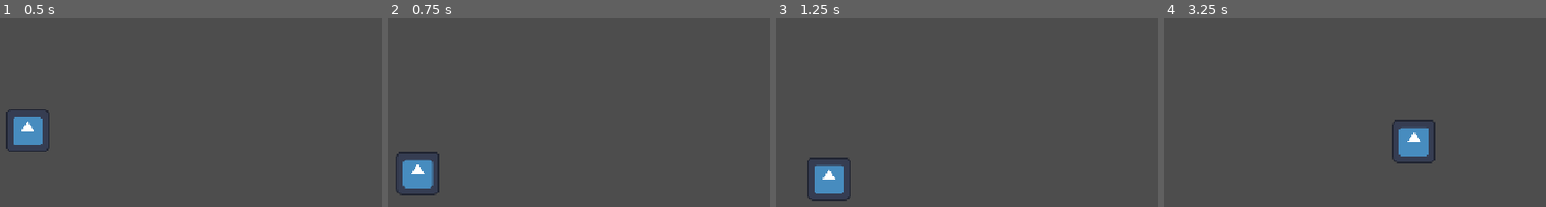
Above: before the commit, frames 1-4 (left to right).
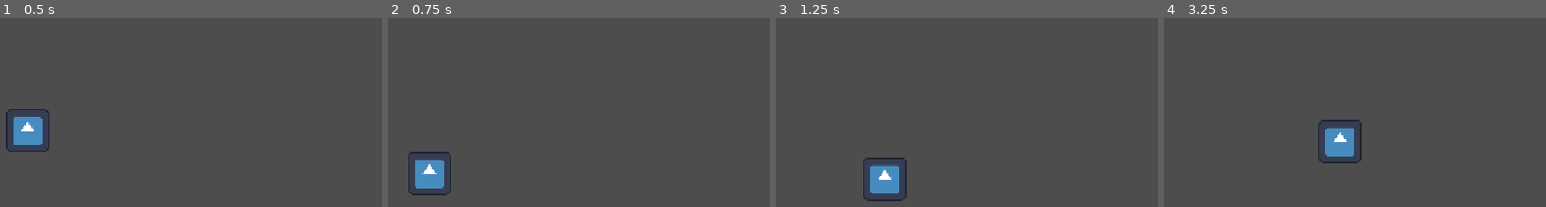
Above: after the commit, the same moments.

Repository: Maxington20/celeste-clone
Game: Godot game, scene res://scenes/levels/test_level.tscn
The game is run twice, just before and just after one commit, with the same random seed, the same clock (stepped at 60 frames per second) and the same inputs. The project has no main scene, so this scene is started directly. The engine's default icon, where the game draws it, is replaced by a stand-in: a white triangle on a blue panel in a dark square.
Inputs:
- Up to frame 1 (0.5 s): no input
- Up to frame 2 (0.75 s): hold D (move_right) from 0.53 s (still down); tap Space (jump) at 0.6 s
- Up to frame 3 (1.25 s): keep holding D (move_right); tap Space (jump) at 0.77, 1.07 s
- Up to frame 4 (3.25 s): tap Space (jump) at 1.35, 1.52, 1.82, 2.1, 2.85, 3.02 s; release D (move_right) at 2.03 s; hold A (move_left) 2.03-2.78 s; hold D (move_right) from 2.78 s (still down)

Frame 1 is identical in both runs. In frame 2, 1.6% of the frame differs, in the area x 2-17%, y 70-94%; in frame 3, 3.1%; in frame 4, 3.1%, in the area x 40-72%, y 53-77%.

Commit message:
wall jumping implemented.

Diff:
--- a/scenes/player/player.gd
+++ b/scenes/player/player.gd
@@ -5,10 +5,12 @@
 const SPEED := 200.0
 const JUMP_VELOCITY := -600.0
 const ACCELERATION := 150
-const DECELERATION := 400
+const DECELERATION := 500
+const AIR_ACCELERATION := 1000.0
 const COYOTE_TIME := 0.1
 const JUMP_BUFFER_TIME := 0.1
-const WALL_SLIDE_SPEED := 250
+const WALL_SLIDE_SPEED := 250.0
+const WALL_JUMP_PUSH := 300.0
 
 var coyote_timer := 0.0
 var jump_buffer_timer := 0.0
@@ -18,12 +20,15 @@
 
 func _physics_process(delta: float) -> void:
 
+	var wall_jump_this_frame := false
+
 	# Coyote time and gravity
 	if is_on_floor():
 		coyote_timer = COYOTE_TIME
 	else:
 		coyote_timer -= delta
 		velocity.y += GRAVITY * delta
+
 
 	# Remember a jump press for a short time
 	if Input.is_action_just_pressed("jump"):
@@ -32,13 +37,27 @@
 	else:
 		jump_buffer_timer -= delta
 
+
 	# Remember if the player releases jump
 	if Input.is_action_just_released("jump"):
 		jump_released = true
 
 
-	# Perform jump if both timers are still valid
-	if coyote_timer > 0 and jump_buffer_timer > 0:
+	# Wall jump
+	if is_on_wall() and Input.is_action_just_pressed("jump"):
+		var wall_normal := get_wall_normal()
+
+		velocity.y = JUMP_VELOCITY
+		velocity.x = wall_normal.x * WALL_JUMP_PUSH
+
+		jump_buffer_timer = 0
+		jump_cut = false
+		jump_released = false
+		wall_jump_this_frame = true
+
+
+	# Normal jump / coyote jump / buffered jump
+	elif coyote_timer > 0 and jump_buffer_timer > 0:
 		velocity.y = JUMP_VELOCITY
 
 		coyote_timer = 0
@@ -52,6 +71,7 @@
 		jump_cut = true
 
 
+	# Wall slide
 	if is_on_wall() and velocity.y > 0:
 		velocity.y = min(velocity.y, WALL_SLIDE_SPEED)
 
@@ -59,17 +79,26 @@
 	# Horizontal movement
 	var direction := Input.get_axis("move_left", "move_right")
 
-	if direction != 0:
-		velocity.x = move_toward(
-			velocity.x,
-			direction * SPEED,
-			ACCELERATION * delta
-		)
-	else:
-		velocity.x = move_toward(
-			velocity.x,
-			0,
-			DECELERATION * delta
-		)
+	# Don't immediately overwrite the horizontal push from a wall jump
+	if !wall_jump_this_frame:
+		if direction != 0:
+
+			var acceleration := ACCELERATION
+
+			if !is_on_floor():
+				acceleration = AIR_ACCELERATION
+
+			velocity.x = move_toward(
+				velocity.x,
+				direction * SPEED,
+				acceleration * delta
+			)
+		else:
+			velocity.x = move_toward(
+				velocity.x,
+				0,
+				DECELERATION * delta
+			)
+
 
 	move_and_slide()
